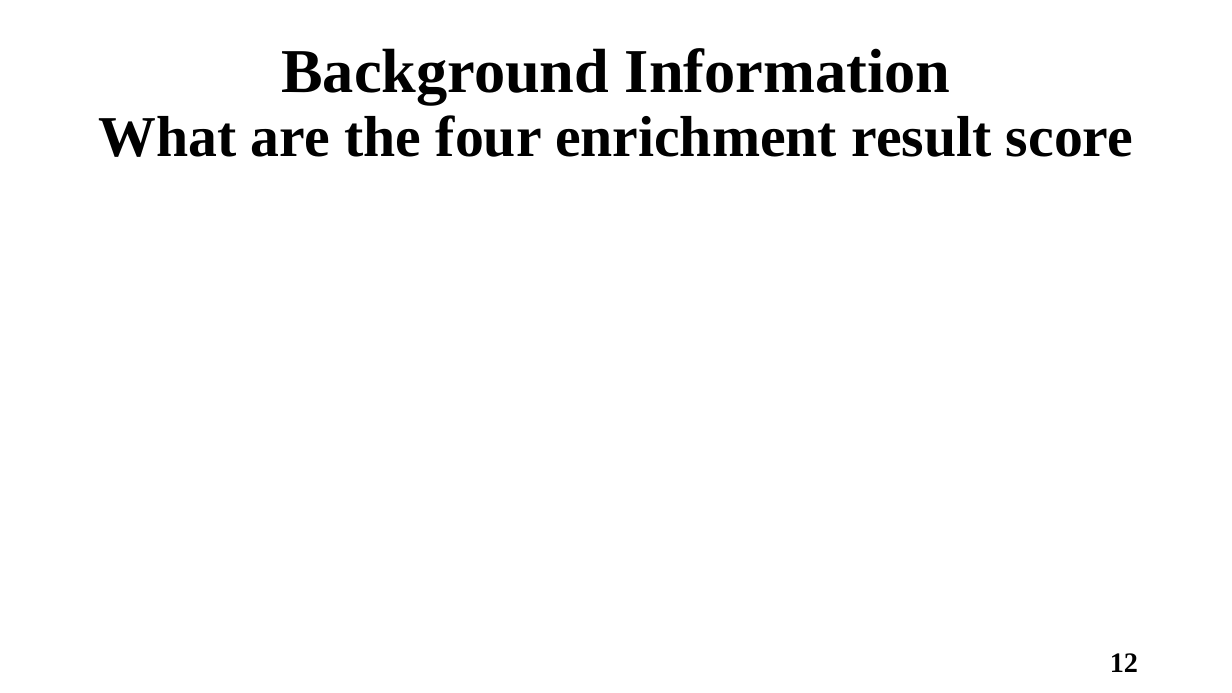
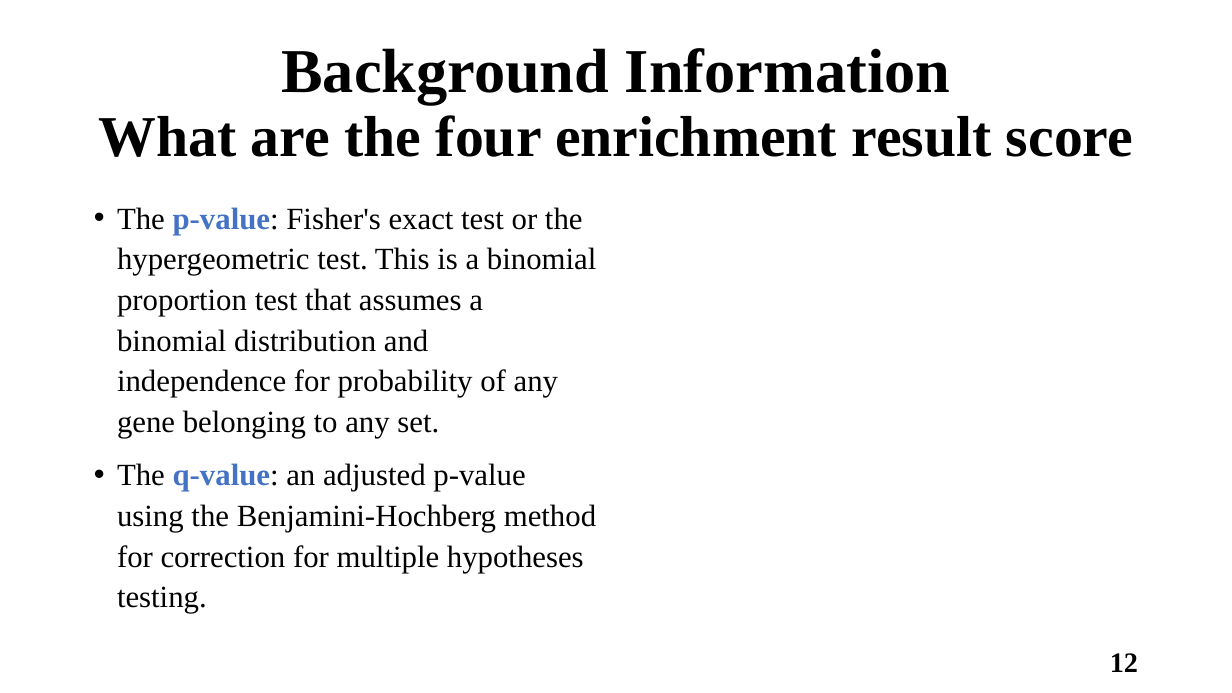
Before and after one commit to Joseph-Lang/Python-Machine-Learning, a slide deck: slide 12 of GeneSetEnrichAnalysis_1102/JournalClub_GSEA1101.pptx. Drawn at 1232x693 pixels with LibreOffice and Linux fonts; fonts in the diff are those of the drawing; grey boxes stand for pictures. Boxes give left, top, right and bottom in pixels: in the first picture for what was removed or moved away, otherwise in the second. Text is boxed around its words. In the diff, an @@ line names an element or a change of style, - is before the commit and + after.

```diff
--- a/GeneSetEnrichAnalysis_1102/JournalClub_GSEA1101.pptx
+++ b/GeneSetEnrichAnalysis_1102/JournalClub_GSEA1101.pptx
@@ text added at [117,207,596,613], 24 pt, text #000000 @@
+• The p-value: Fisher's exact test or the hypergeometric test. This is a binomial proportion test that assumes a binomial distribution and independence for probability of any gene belonging to any set.
+• The q-value: an adjusted p-value using the Benjamini-Hochberg method for correction for multiple hypotheses testing.
```
Also in this commit, not shown: 4 other slides changed, 1 slide added, 1 slide removed, 1 other file.
